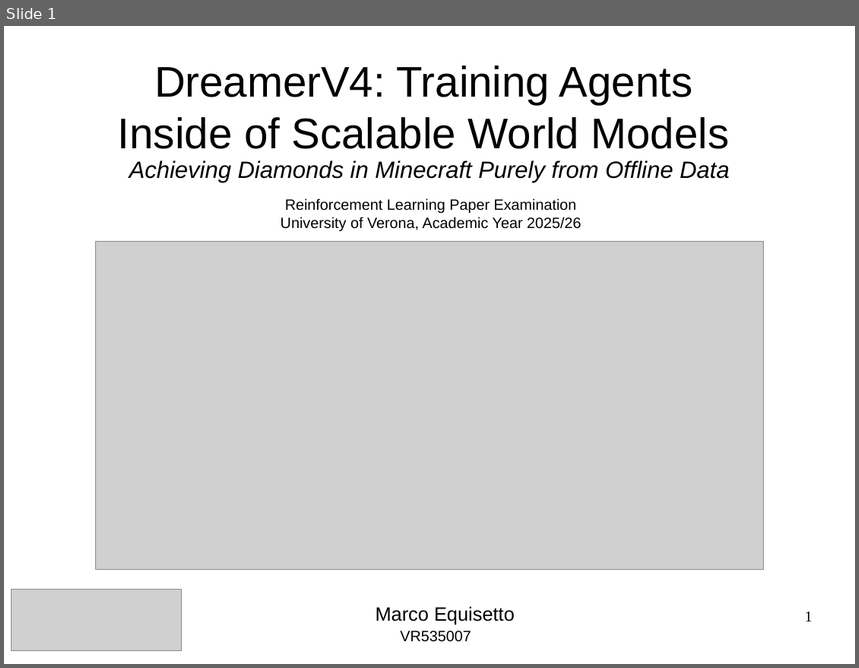
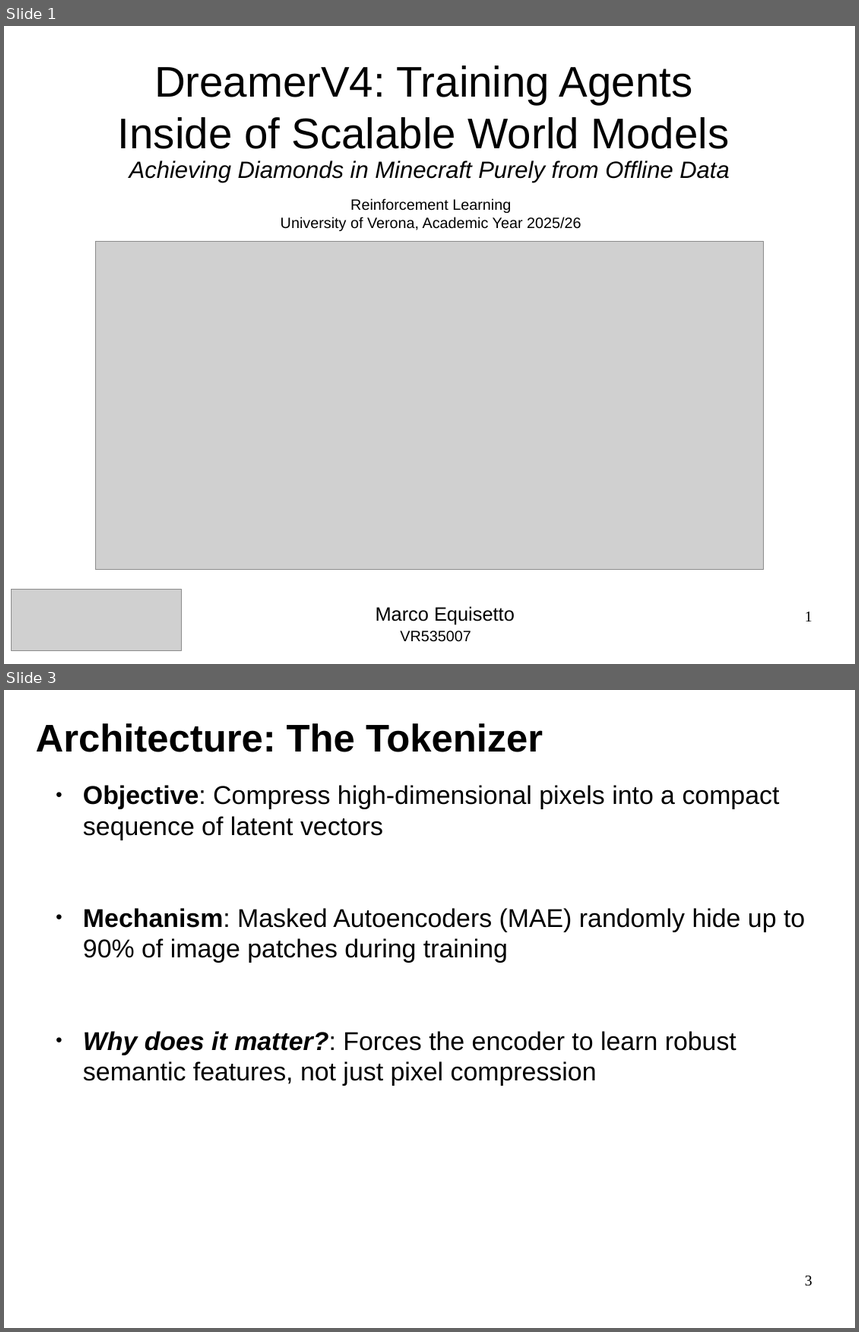
Before and after one commit to MarcoEquisetto/RL_exam, a slide deck: presentation/Deamer4_presentation.odp. Shown one above the other, each under a label of ours: slide 1 before the commit, slides 1 and 3 after it; the slides between them are not shown. The pictures are 859x668 and 859x1332 pixels, drawn with LibreOffice and Linux fonts; fonts in the diff are those of the drawing; grey boxes stand for pictures. Boxes give left, top, right and bottom in pixels: in the first picture for what was removed or moved away, otherwise in the second. Text is boxed around its words. In the diff, an @@ line names an element or a change of style, - is before the commit and + after.

```diff
--- a/presentation/Deamer4_presentation.odp
+++ b/presentation/Deamer4_presentation.odp
@@ slide 3 added at [4,690,855,1328], background #FFFFFF @@
@@ text added at [36,723,543,752], 36 pt, text #000000, bold @@
+Architecture: The Tokenizer
@@ text added at [83,785,805,1086], 24 pt, text #000000 @@
+● Objective: Compress high-dimensional pixels into a compact sequence of latent vectors
+● Mechanism: Masked Autoencoders (MAE) randomly hide up to 90% of image patches during training
+● Why does it matter?: Forces the encoder to learn robust semantic features, not just pixel compression
@@ page number added at [805,1276,813,1287], 14 pt, text #000000 @@
+3
@@ slide 1 changed as well @@
@@ text at [351,199,511,213]: text changed @@
-Reinforcement Learning Paper Examination
+Reinforcement Learning
```
Also in this commit, not shown: 2 other slides added, 3 other files.
